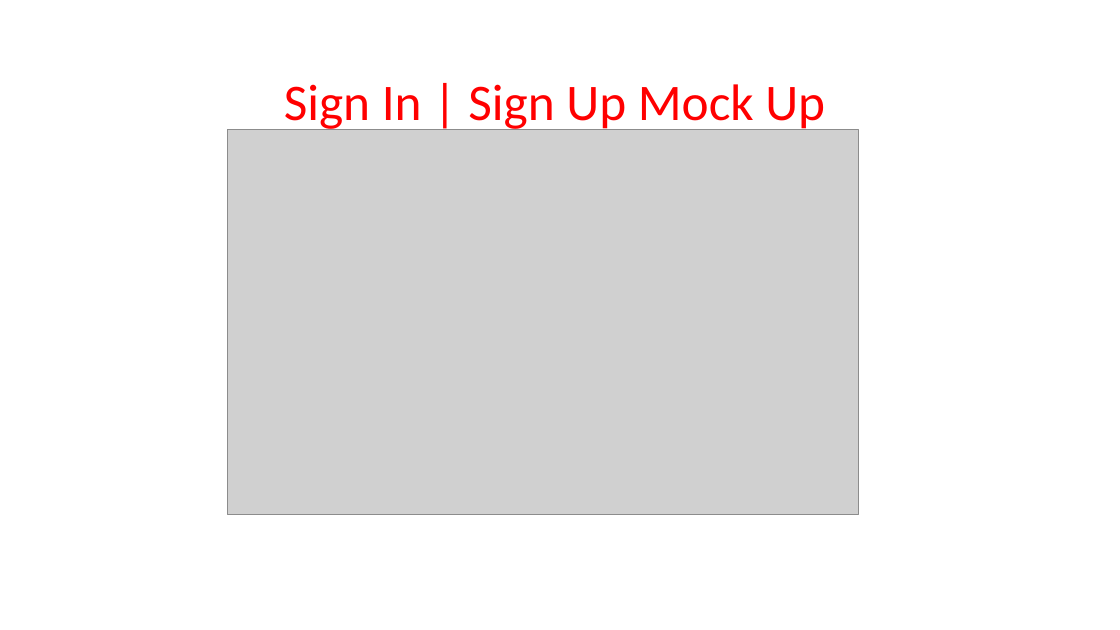
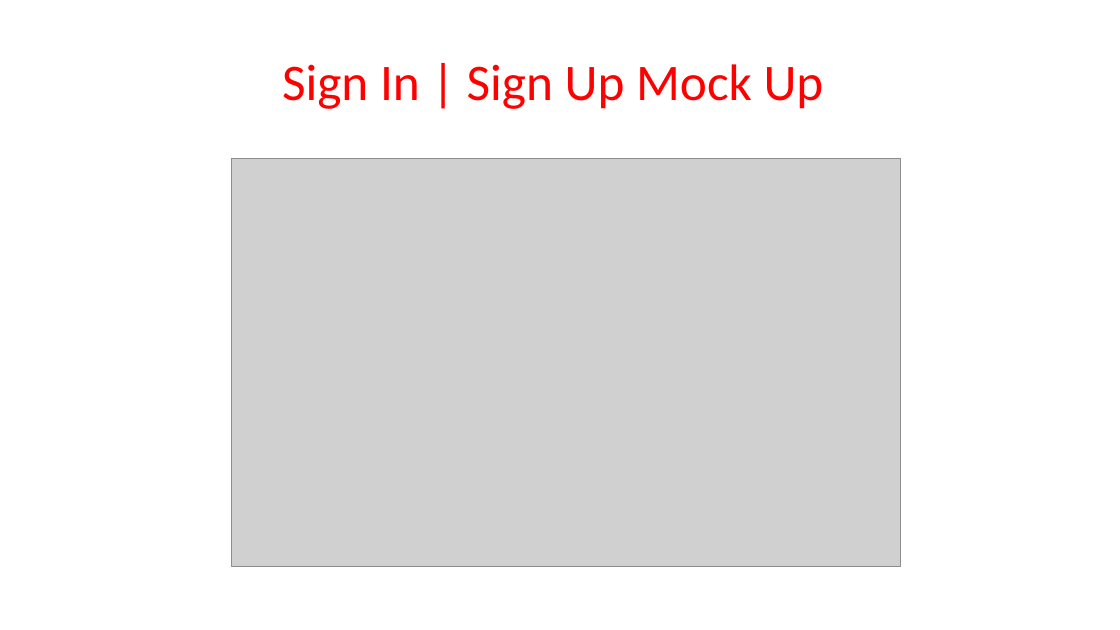
Before and after one commit to pnc-virtual-company/2021-G4-V2-PART1, a slide deck: slide 2 of docs/Mock_Up.pptx. Drawn at 1120x630 pixels with LibreOffice and Linux fonts; fonts in the diff are those of the drawing; grey boxes stand for pictures. Boxes give left, top, right and bottom in pixels: in the first picture for what was removed or moved away, otherwise in the second. Text is boxed around its words. In the diff, an @@ line names an element or a change of style, - is before the commit and + after.

Commit message:
#18 updated category mock up

```diff
--- a/docs/Mock_Up.pptx
+++ b/docs/Mock_Up.pptx
@@ text "Sign In | Sign Up ..." rewrapped from [284,84,825,133] to [282,64,824,109] @@
@@ picture: place and size @@
-picture at [228,129,859,514]
+picture at [232,158,901,566]
```
Also in this commit, not shown: 2 slides added.
